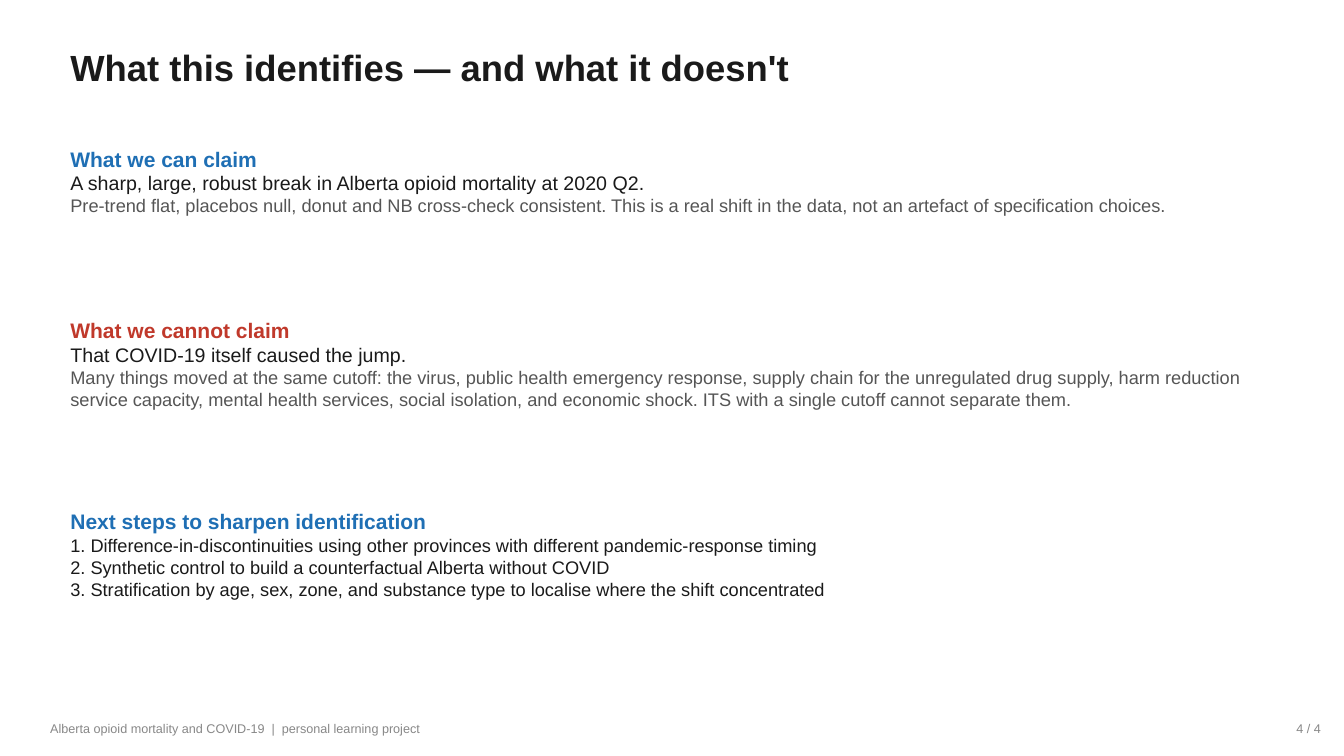
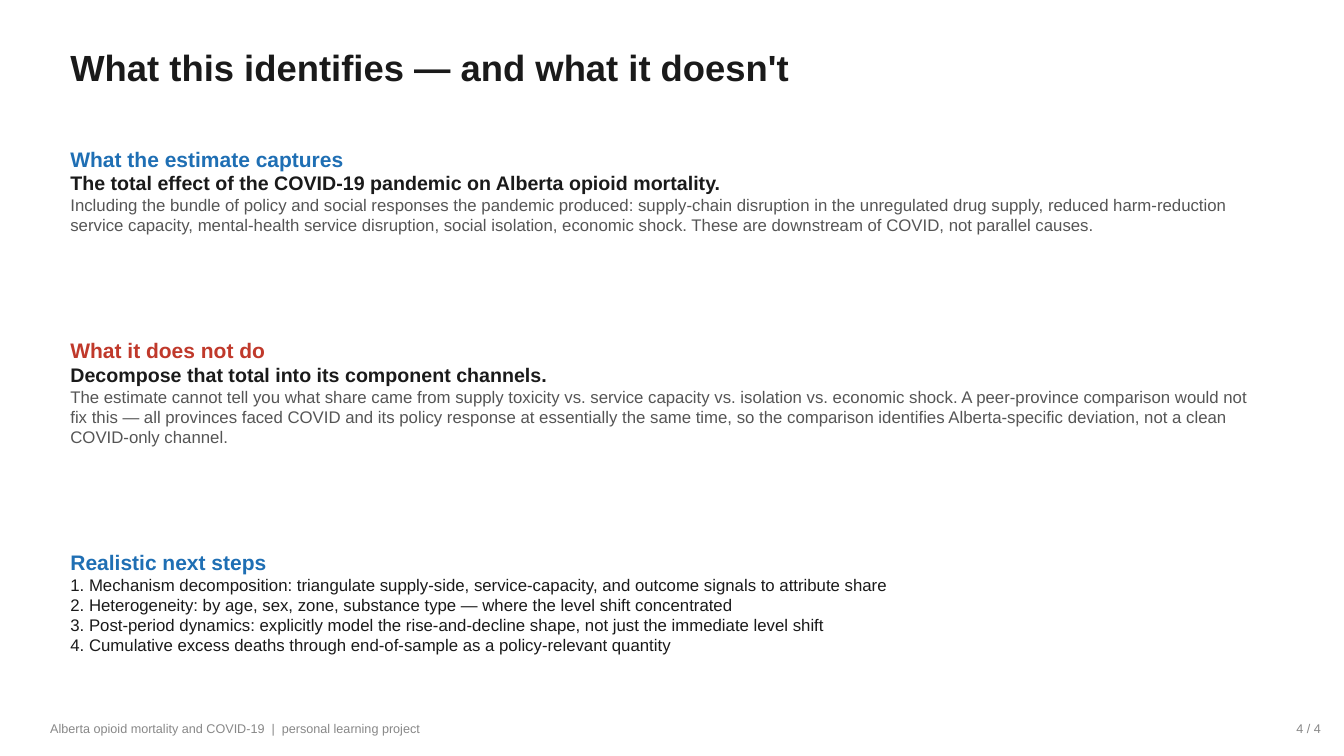
Before and after one commit to Adilbek123/alberta-substance-use-trends, a slide deck: slide 4 of slides.pptx. Drawn at 1344x756 pixels with LibreOffice and Linux fonts; fonts in the diff are those of the drawing. Boxes give left, top, right and bottom in pixels: in the first picture for what was removed or moved away, otherwise in the second. Text is boxed around its words. In the diff, an @@ line names an element or a change of style, - is before the commit and + after.

Commit message:
Reframe identification: total pandemic effect (not 'COVID per se'); honest about why peer-province design doesn't help

```diff
--- a/slides.pptx
+++ b/slides.pptx
@@ text at (70,151,1226,235): text changed; size 13 to 12 pt @@
-What we can claim
-A sharp, large, robust break in Alberta opioid mortality at 2020 Q2.
-Pre-trend flat, placebos null, donut and NB cross-check consistent. This is a real shift in the data, not an artefact of specification choices.
+What the estimate captures
+The total effect of the COVID-19 pandemic on Alberta opioid mortality.
+Including the bundle of policy and social responses the pandemic produced: supply-chain disruption in the unregulated drug supply, reduced harm-reduction service capacity, mental-health service disruption, social isolation, economic shock. These are downstream of COVID, not parallel causes.
@@ text at (70,342,1246,447): text changed; size 13 to 12 pt @@
-What we cannot claim
-That COVID-19 itself caused the jump.
-Many things moved at the same cutoff: the virus, public health emergency response, supply chain for the unregulated drug supply, harm reduction service capacity, mental health services, social isolation, and economic shock. ITS with a single cutoff cannot separate them.
+What it does not do
+Decompose that total into its component channels.
+The estimate cannot tell you what share came from supply toxicity vs. service capacity vs. isolation vs. economic shock. A peer-province comparison would not fix this — all provinces faced COVID and its policy response at essentially the same time, so the comparison identifies Alberta-specific deviation, not a clean COVID-only channel.
@@ text at (70,554,887,655): text changed; size 13 to 12 pt @@
-Next steps to sharpen identification
-1. Difference-in-discontinuities using other provinces with different pandemic-response timing
-2. Synthetic control to build a counterfactual Alberta without COVID
-3. Stratification by age, sex, zone, and substance type to localise where the shift concentrated
+Realistic next steps
+1. Mechanism decomposition: triangulate supply-side, service-capacity, and outcome signals to attribute share
+2. Heterogeneity: by age, sex, zone, substance type — where the level shift concentrated
+3. Post-period dynamics: explicitly model the rise-and-decline shape, not just the immediate level shift
+4. Cumulative excess deaths through end-of-sample as a policy-relevant quantity
```
Also in this commit, not shown: 5 other files.
